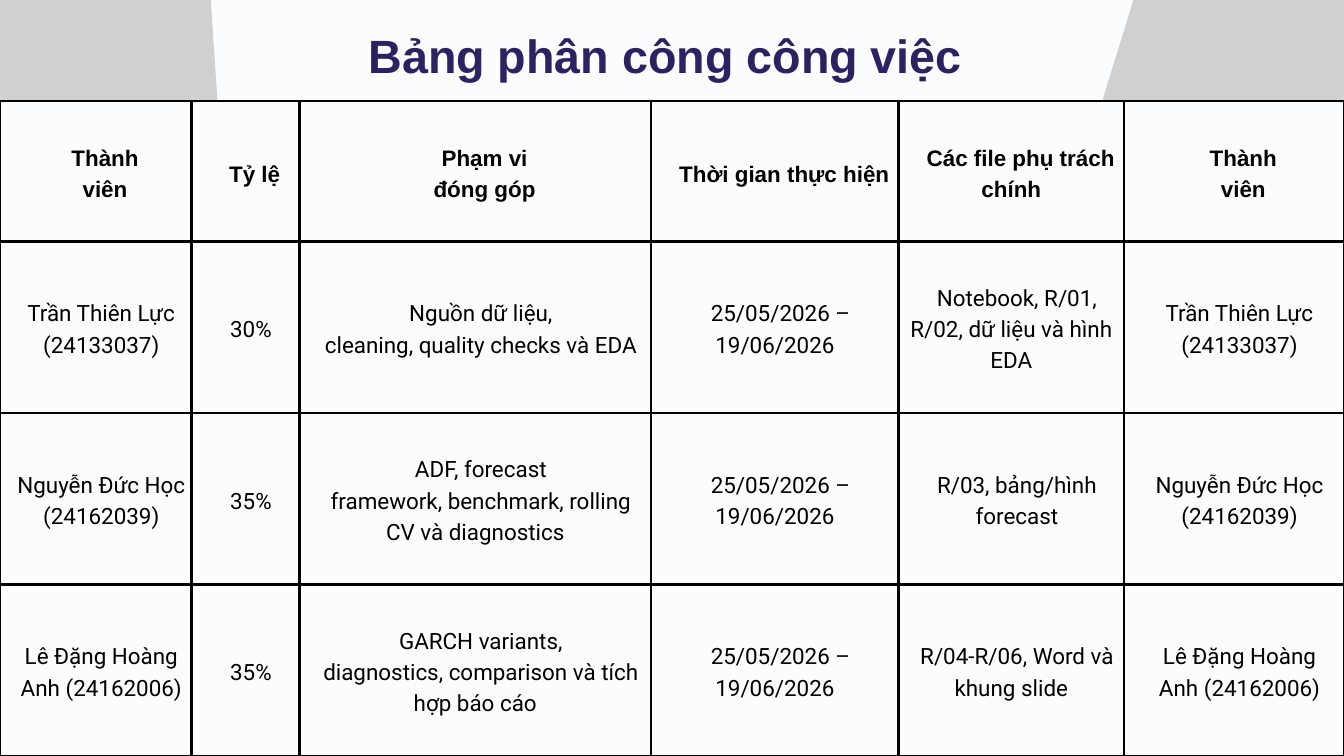
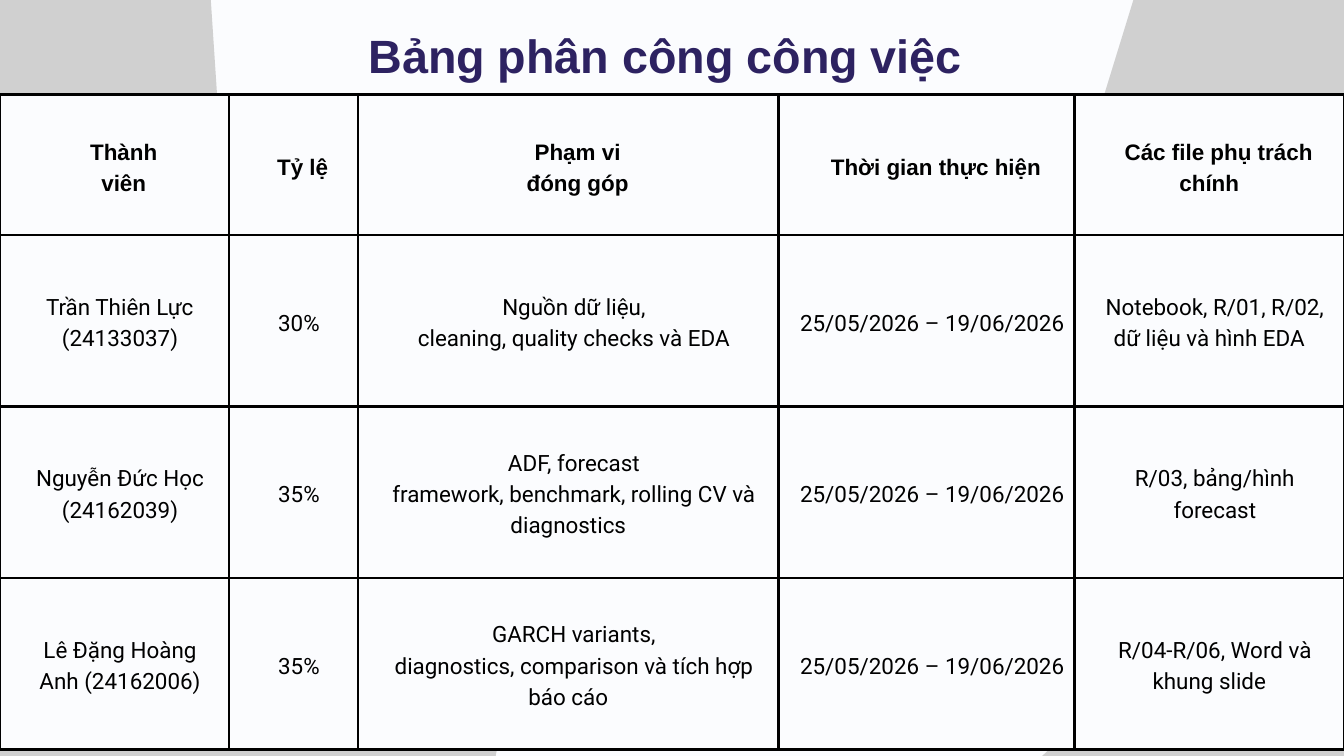
Before and after one commit to ledanghoanganh/fpt-stock-analysis-with-R-programming-language, a slide deck: slide 19 of presentation/bao_cao_demo.pptx (slide 18 before the commit). Drawn at 1344x756 pixels with LibreOffice and Linux fonts; fonts in the diff are those of the drawing; grey boxes stand for pictures. Boxes give left, top, right and bottom in pixels: in the first picture for what was removed or moved away, otherwise in the second. Text is boxed around its words. In the diff, an @@ line names an element or a change of style, - is before the commit and + after.

```diff
--- a/presentation/bao_cao_demo.pptx
+++ b/presentation/bao_cao_demo.pptx
@@ table at [0, 95, 1344, 750] @@
-column 6: Thành / viên | Trần Thiên Lực / (24133037) | Nguyễn Đức Học / (24162039) | Lê Đặng Hoàng / Anh (24162006)
@@ table: place and size @@
-table at [0, 101, 1344, 756]
+table at [0, 95, 1344, 750]
```
Also in this commit, not shown: 2 other slides changed, 1 slide added, 3 other files.
